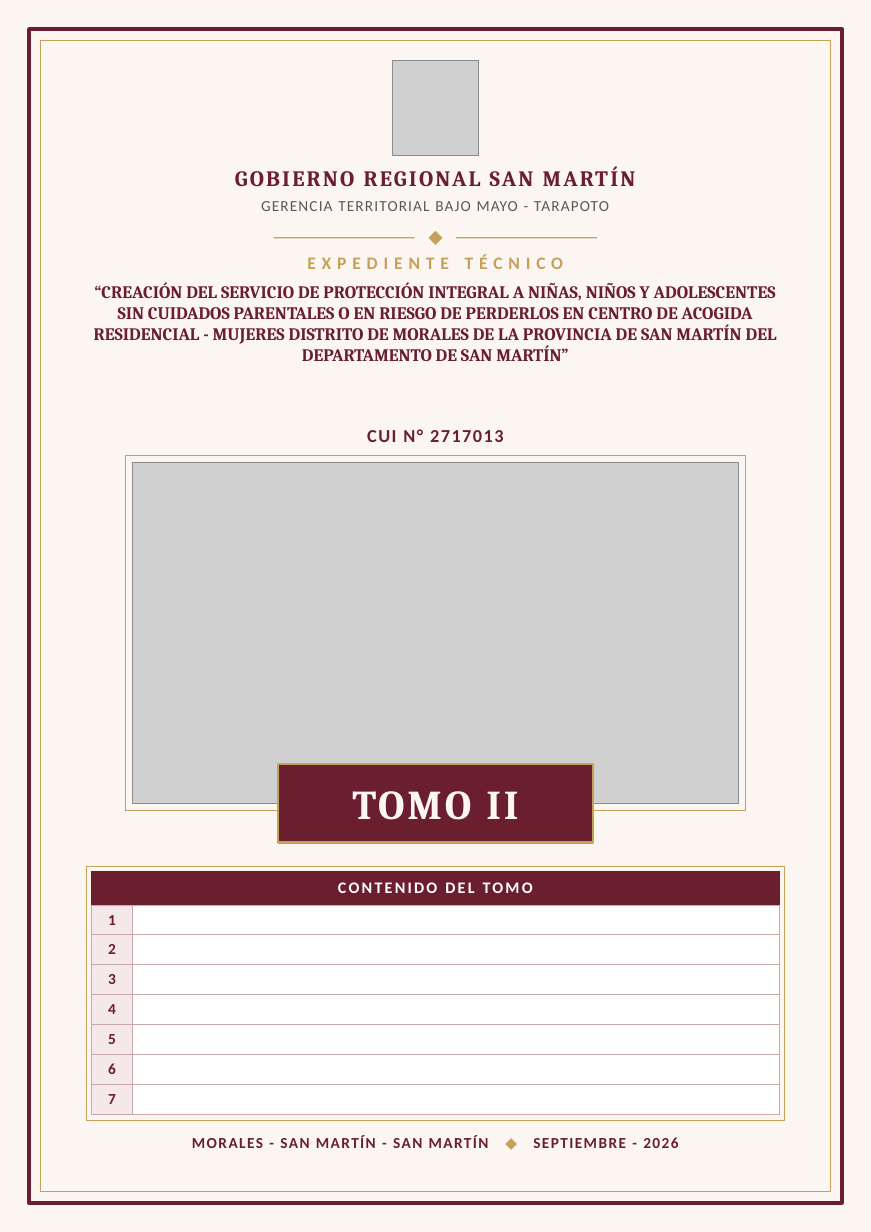
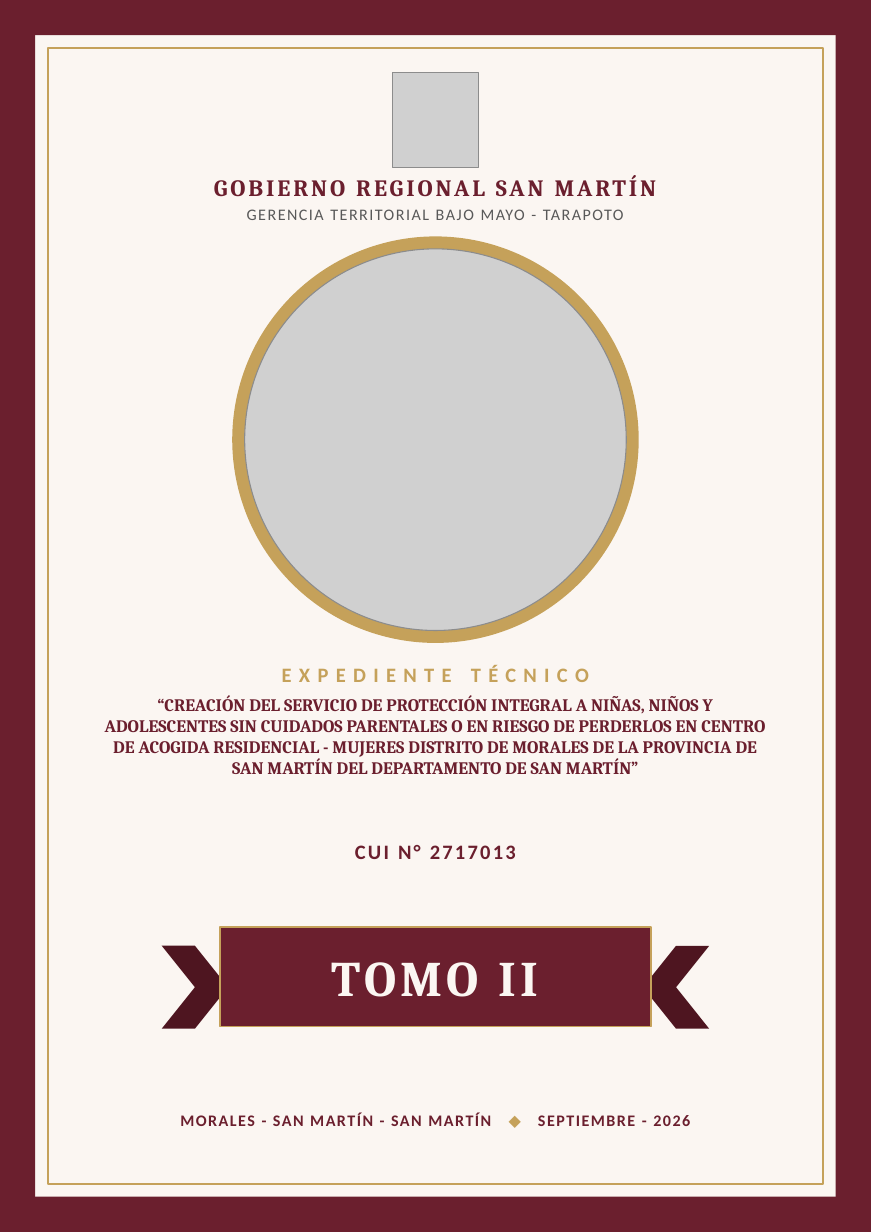
Before and after one commit to josedelcarmenpizarrosuarez10-debug/holaaa, a slide deck: slide 2 of entregables_mujeres/CARATULAS_TOMOS_I_AL_X_CAR_MUJERES.pptx. Drawn at 871x1232 pixels with LibreOffice and Linux fonts; fonts in the diff are those of the drawing; grey boxes stand for pictures. Boxes give left, top, right and bottom in pixels: in the first picture for what was removed or moved away, otherwise in the second. Text is boxed around its words. In the diff, an @@ line names an element or a change of style, - is before the commit and + after.

```diff
--- a/entregables_mujeres/CARATULAS_TOMOS_I_AL_X_CAR_MUJERES.pptx
+++ b/entregables_mujeres/CARATULAS_TOMOS_I_AL_X_CAR_MUJERES.pptx
@@ rectangle: place and size @@
-rectangle at (29, 29, 843, 1203)
+rectangle at (0, 0, 871, 35)
@@ rectangle at (0, 0, 871, 35): fill none to #6B1F2E; outline #6B1F2E 2.5 pt to none @@
@@ rectangle added at (0, 0, 35, 1231), fill #6B1F2E @@
@@ rectangle added at (835, 0, 870, 1231), fill #6B1F2E @@
@@ rectangle: place and size @@
-rectangle at (41, 41, 831, 1191)
+rectangle at (47, 47, 823, 1184)
@@ rectangle at (47, 47, 823, 1184): outline #C5A15A 0.75 pt to #C5A15A 1.25 pt @@
@@ picture: place and size @@
-picture at (393, 60, 478, 156)
+picture at (393, 73, 478, 169)
@@ text "GOBIERNO REGIONAL SAN MARTÍN": place and size @@
-text "GOBIERNO REGIONAL SAN MARTÍN" at (490, 171, 534, 186)
+text "GOBIERNO REGIONAL SAN MARTÍN" at (62, 172, 809, 204)
@@ text "GOBIERNO REGIONAL SAN MARTÍN" at (62, 172, 809, 204): size 15 to 16 pt, letter spacing 1.5 to 2 pt @@
@@ text "GERENCIA TERRITORIAL BAJO MAYO - ...": place and size @@
-text "GERENCIA TERRITORIAL BAJO MAYO - ..." at (261, 201, 609, 211)
+text "GERENCIA TERRITORIAL BAJO MAYO - ..." at (247, 209, 624, 220)
@@ text "GERENCIA TERRITORIAL BAJO MAYO - ..." at (247, 209, 624, 220): size 10.5 to 11 pt, letter spacing 0.8 to 1 pt @@
@@ ellipse added at (232, 236, 638, 642), fill #C5A15A @@
@@ rectangle removed at (274, 237, 415, 238) @@
@@ diamond removed at (429, 231, 442, 244) @@
@@ rectangle removed at (456, 237, 597, 238) @@
@@ picture: place and size @@
-picture at (133, 462, 738, 803)
+picture at (244, 249, 626, 630)
@@ rectangle removed at (125, 455, 746, 811) @@
@@ text "EXPEDIENTE TÉCNICO": place and size @@
-text "EXPEDIENTE TÉCNICO" at (307, 255, 563, 269)
+text "EXPEDIENTE TÉCNICO" at (282, 665, 589, 682)
@@ text "EXPEDIENTE TÉCNICO" at (282, 665, 589, 682): size 12 to 14 pt, letter spacing 4 to 5 pt @@
@@ text "“CREACIÓN DEL SERVICIO DE PROTECCIÓN ..." rewrapped from (94, 282, 777, 361) to (105, 695, 765, 774) @@
@@ rectangle removed at (278, 764, 593, 843) @@
@@ text "CUI N° 2717013": place and size @@
-text "CUI N° 2717013" at (367, 429, 503, 442)
+text "CUI N° 2717013" at (355, 845, 516, 859)
@@ text "CUI N° 2717013" at (355, 845, 516, 859): size 12.5 to 14 pt, letter spacing 1 to 1.5 pt @@
@@ table removed at (92, 871, 779, 1113), 8 rows, 2 columns @@
-CONTENIDO DEL TOMO | 
-1 | 
-2 | 
-3 | 
-4 | 
-5 | 
-6 | 
-7 | 
@@ rectangle: place and size @@
-rectangle at (86, 867, 785, 1121)
+rectangle at (220, 927, 651, 1026)
@@ rectangle at (220, 927, 651, 1026): fill none to #6B1F2E; outline #C5A15A 0.75 pt to #C5A15A 1.25 pt @@
@@ text "TOMO II": place and size @@
-text "TOMO II" at (352, 791, 518, 820)
+text "TOMO II" at (332, 962, 539, 997)
@@ text "TOMO II" at (332, 962, 539, 997): size 28 to 34 pt, letter spacing 2 to 3 pt @@
@@ chevron added at (162, 946, 229, 1029), fill #4E1520 @@
@@ chevron added at (642, 946, 709, 1029), fill #4E1520 @@
@@ text "MORALES - SAN MARTÍN - ...": place and size @@
-text "MORALES - SAN MARTÍN - ..." at (192, 1135, 678, 1148)
+text "MORALES - SAN MARTÍN - ..." at (180, 1113, 690, 1126)
@@ text "MORALES - SAN MARTÍN - ..." at (180, 1113, 690, 1126): size 10.5 to 11 pt @@
@@ rectangle added at (0, 1196, 871, 1231), fill #6B1F2E @@
```
Also in this commit, not shown: 9 other slides changed, 8 other files.
